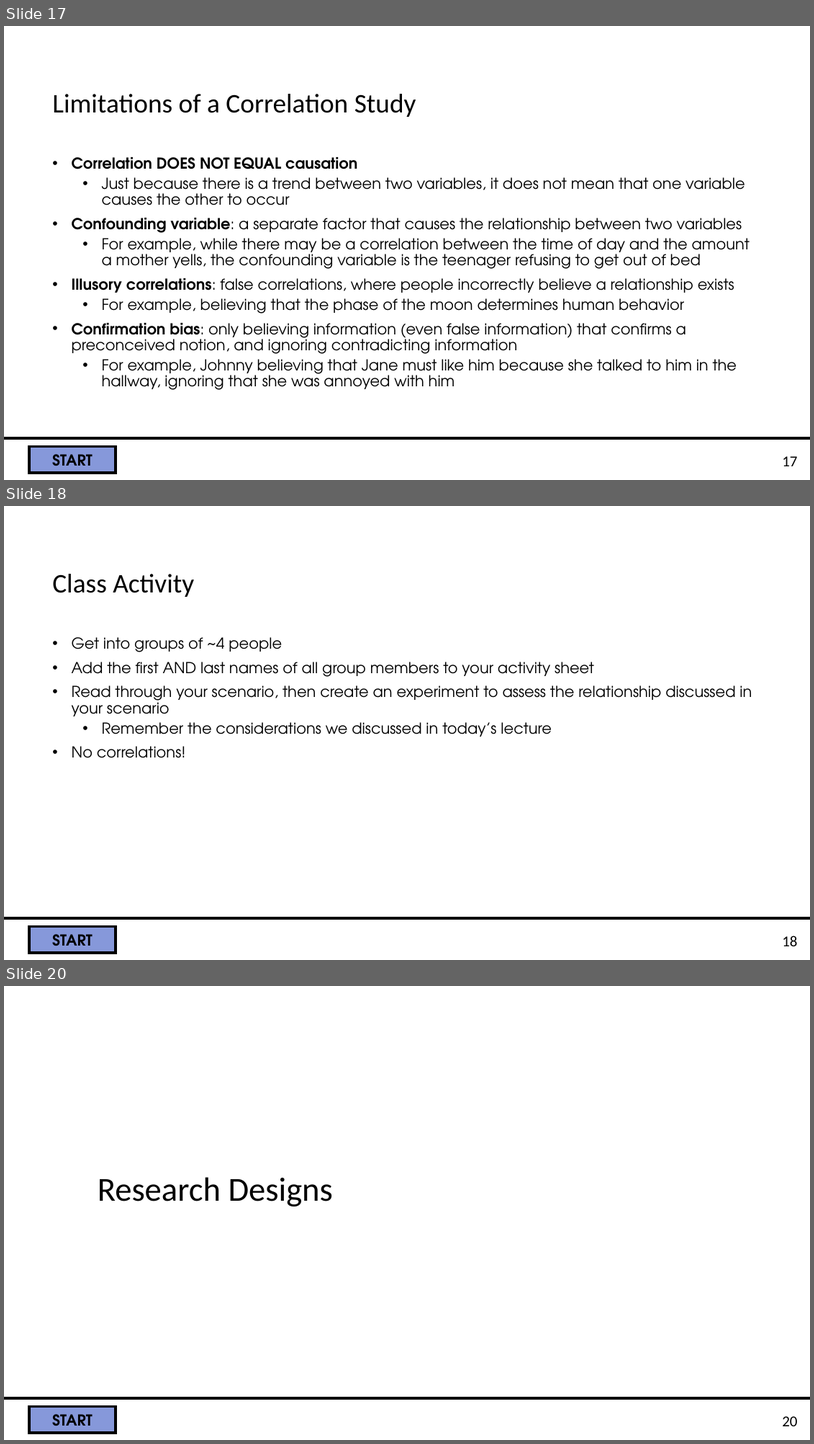
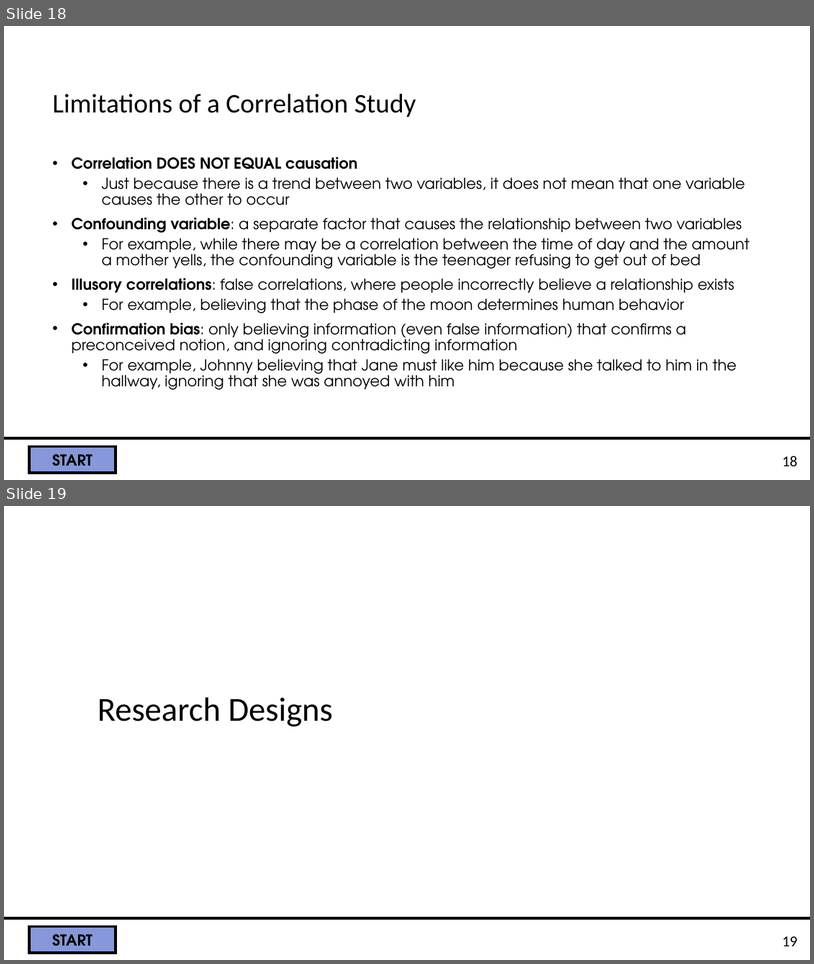
Before and after one commit to BLScheuler/StudentSources_GenPsych, a slide deck: PSY 203 STUDENT Chapter 2.pptx. Shown one above the other, each under a label of ours: slides 17, 18 and 20 before the commit, slides 18 and 19 after it; the slides between them are not shown. The pictures are 814x1444 and 814x964 pixels, drawn with LibreOffice and Linux fonts; fonts in the diff are those of the drawing; background and template pictures are left out. Boxes give left, top, right and bottom in pixels: in the first picture for what was removed or moved away, otherwise in the second. Text is boxed around its words. In the diff, an @@ line names an element or a change of style, - is before the commit and + after.

```diff
--- a/PSY 203 STUDENT Chapter 2.pptx
+++ b/PSY 203 STUDENT Chapter 2.pptx
@@ slide 18 removed at (4, 506, 810, 960), background picture (left out); not listed: 4 template elements that a slide beside it also shows @@
@@ title removed at (52, 574, 194, 597) @@
-Class Activity
@@ text removed at (72, 637, 752, 758) @@
-• Get into groups of ~4 people
-• Add the first AND last names of all group members to your activity sheet
-• Read through your scenario, then create an experiment to assess the relationship discussed in your scenario
-  • Remember the considerations we discussed in today’s lecture
-• No correlations!
@@ page number removed at (782, 935, 797, 946) @@
-18
@@ what was slide 17 is now slide 18 @@
@@ page number at (782, 455, 797, 466): text changed @@
-17
+18
@@ what was slide 20 is now slide 19 @@
@@ page number at (782, 936, 797, 946): text changed @@
-20
+19
```
Also in this commit, not shown: 1 slide changed, 1 other slide removed.
